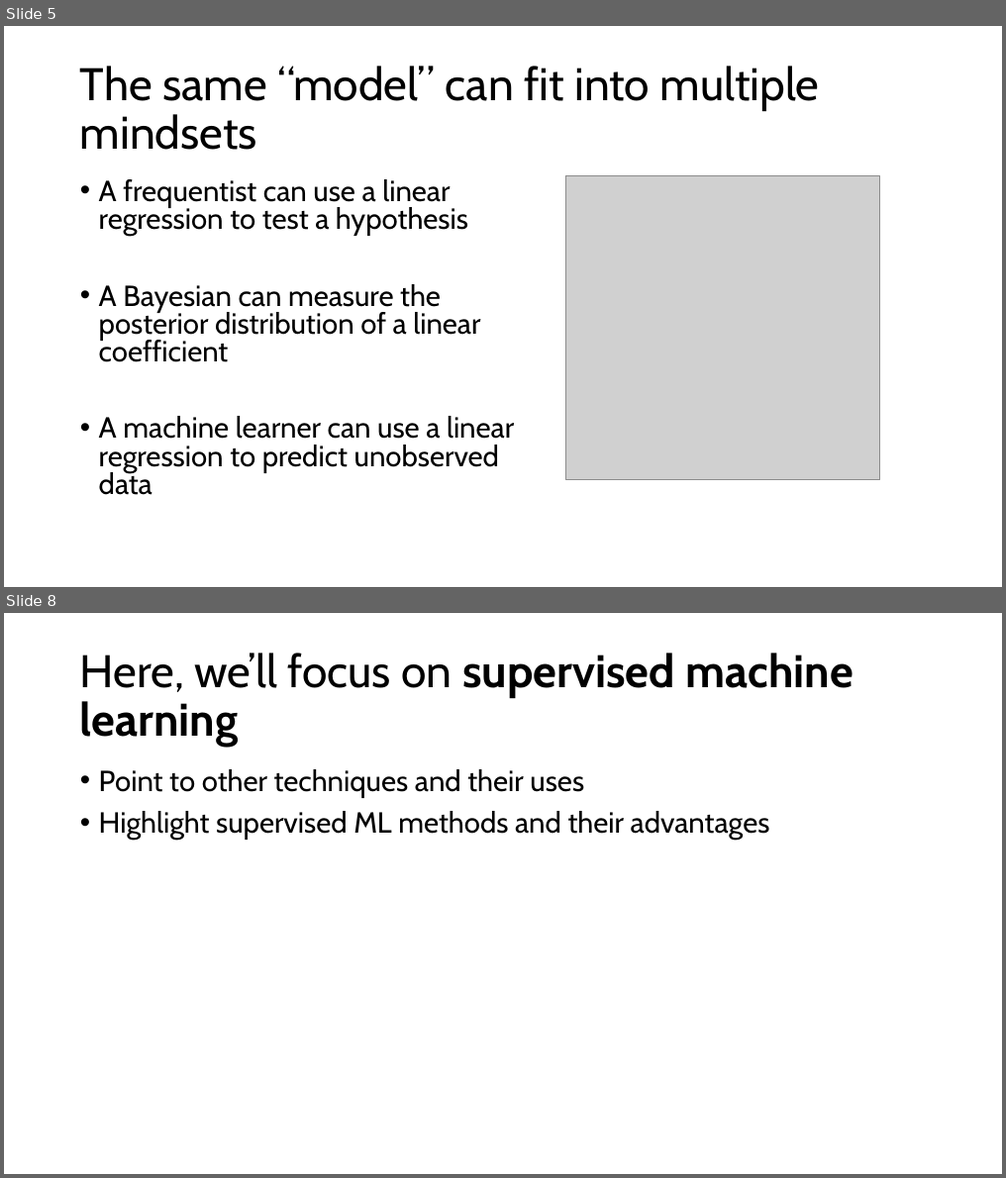
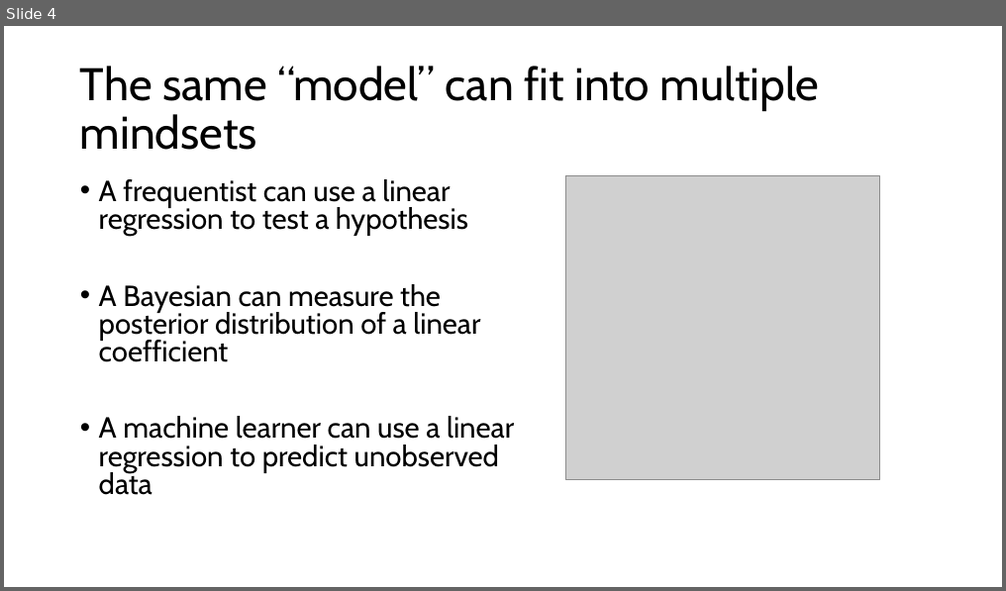
Before and after one commit to grantvagle/ml_methods_workshop, a slide deck: slides/01_what_is_ml.pptx. Shown one above the other, each under a label of ours: slides 5 and 8 before the commit, slide 4 after it; the slides between them are not shown. The pictures are 1006x1178 and 1006x591 pixels, drawn with LibreOffice and Linux fonts; fonts in the diff are those of the drawing; grey boxes stand for pictures. Boxes give left, top, right and bottom in pixels: in the first picture for what was removed or moved away, otherwise in the second. Text is boxed around its words. In the diff, an @@ line names an element or a change of style, - is before the commit and + after.

```diff
--- a/slides/01_what_is_ml.pptx
+++ b/slides/01_what_is_ml.pptx
@@ slide 8 removed at (x1=4, y1=613, x2=1002, y2=1174), background #FFFFFF @@
@@ title removed at (x1=80, y1=653, x2=853, y2=747) @@
-Here, we’ll focus on supervised machine learning
@@ text removed at (x1=99, y1=769, x2=770, y2=840) @@
-• Point to other techniques and their uses
-• Highlight supervised ML methods and their advantages
@@ what was slide 5 is now slide 4 @@
```
Also in this commit, not shown: 5 slides changed, 15 slides added, 2 other slides removed.
